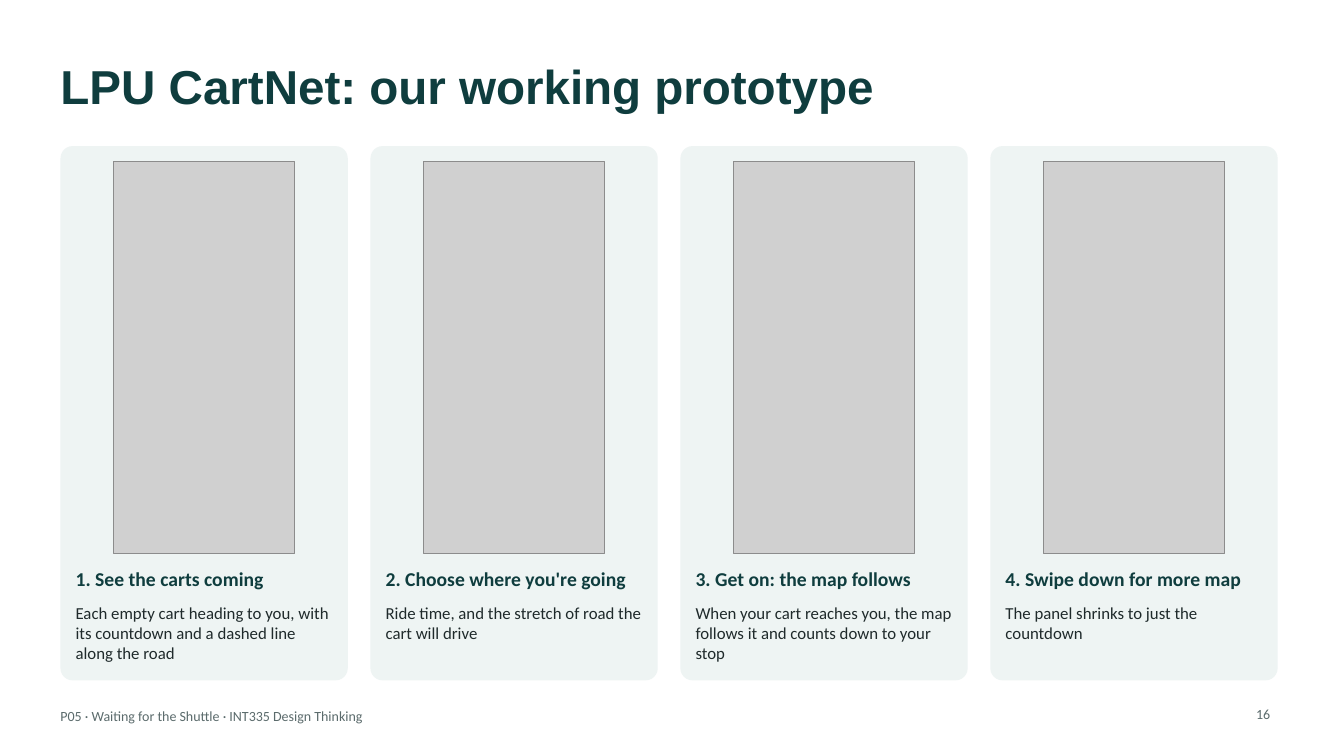
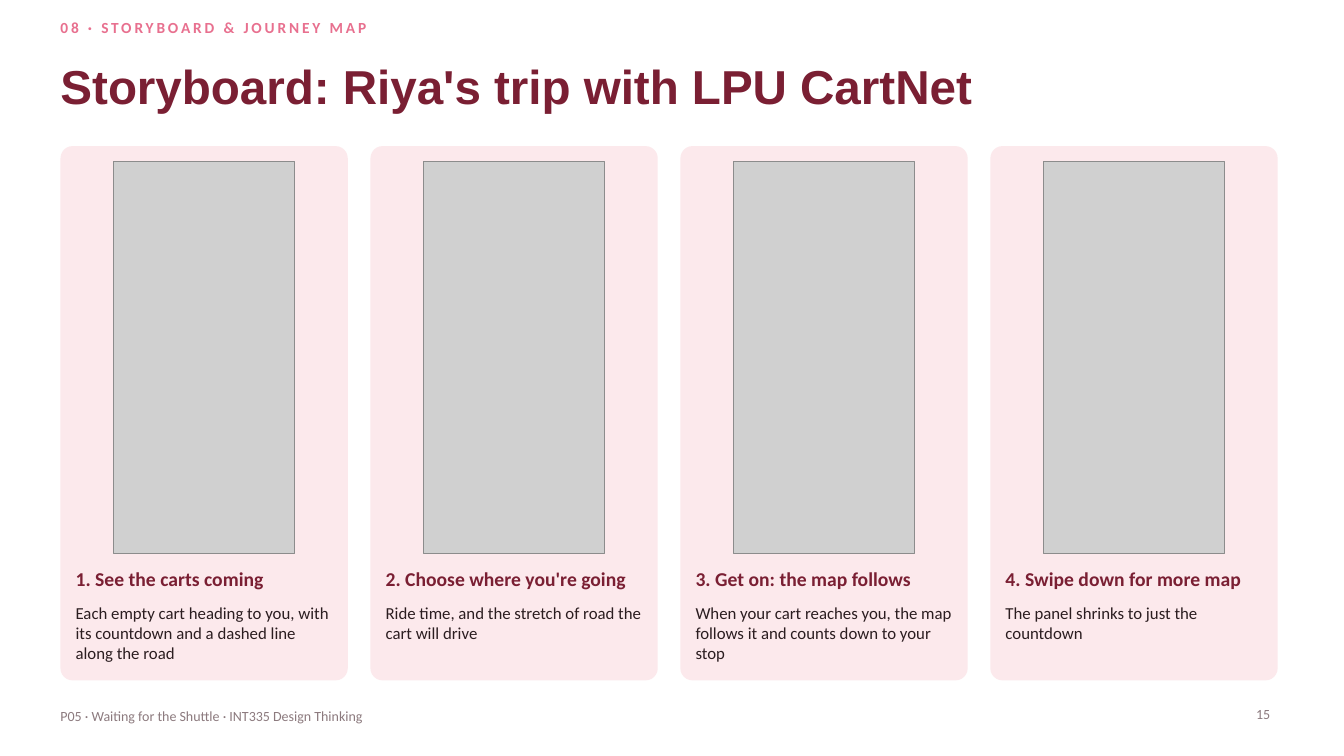
Before and after one commit to ShadowIzzHerZ/waiting-for-the-shuttle, a slide deck: slide 15 of deck/P05_Waiting_for_the_Shuttle.pptx (slide 16 before the commit). Drawn at 1344x756 pixels with LibreOffice and Linux fonts; fonts in the diff are those of the drawing; grey boxes stand for pictures. Boxes give left, top, right and bottom in pixels: in the first picture for what was removed or moved away, otherwise in the second. Text is boxed around its words. In the diff, an @@ line names an element or a change of style, - is before the commit and + after.

Commit message:
Deck follows the 12-section report skeleton, in the bracelet colours
Sections: problem, research plan, primary research, findings,
competitive analysis, personas and empathy map, ideation, storyboard and
journey, IA and user flow, prototype, testing and accessibility,
conclusion and links. New slides for the research plan, competitive
analysis, IA and user flow, testing and conclusion; dropped the affinity,
HMW-list and concept slides. Palette from the team's floral bracelet.

```diff
--- a/deck/P05_Waiting_for_the_Shuttle.pptx
+++ b/deck/P05_Waiting_for_the_Shuttle.pptx
@@ text added at <box>60,22,367,33</box>, 11 pt, text #E8708F, bold @@
+08 · STORYBOARD & JOURNEY MAP
@@ title at <box>60,69,972,114</box>: text changed; text colour #0F3D3E to #7A1F33 @@
-LPU CartNet: our working prototype
+Storyboard: Riya's trip with LPU CartNet
@@ fill #EEF4F3 to #FCE9EC in 4 elements at <box>60,146,348,681</box>, <box>370,146,657,681</box>, <box>681,146,968,681</box>, <box>990,146,1277,681</box> @@
@@ text colour #0F3D3E to #7A1F33 in 4 elements at <box>76,572,263,590</box>, <box>386,572,625,590</box>, <box>696,572,911,589</box>, <box>1005,572,1241,589</box> @@
@@ text "P05 · Waiting for the ..." at <box>60,711,362,724</box>: text colour #5B6B6C to #8C7A7E @@
@@ page number at <box>1256,710,1270,719</box>: text changed; text colour #5B6B6C to #8C7A7E @@
-16
+15
```
Also in this commit, not shown: 14 other slides changed, 5 slides added, 4 slides removed, 1 other file.
